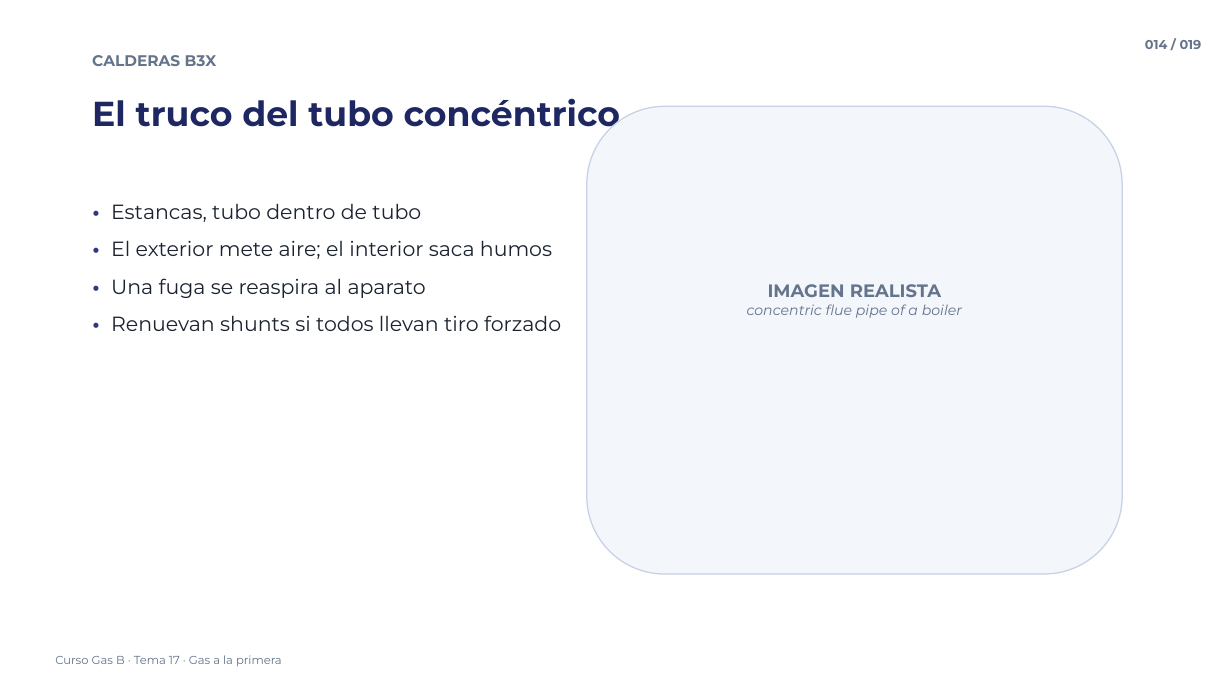
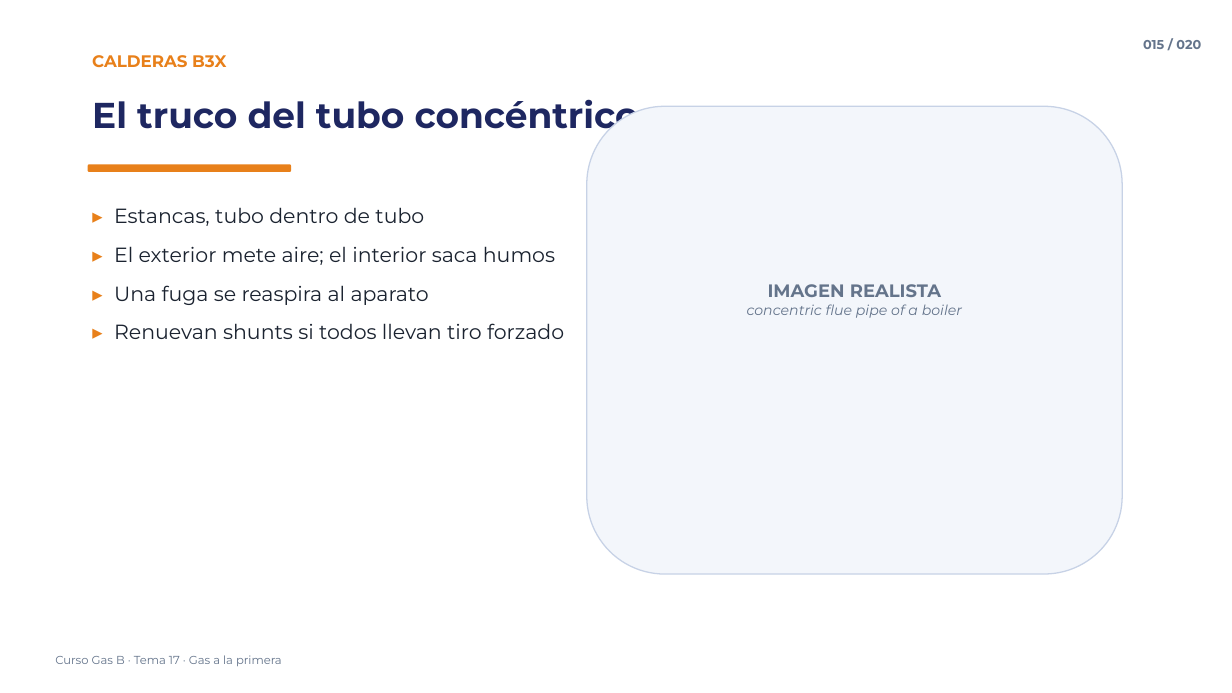
Before and after one commit to noahcuadrado-cmd/averias-frigorificas, a slide deck: slide 15 of Curso Gas B/17 - Gas a la primera (guia practica NEDGIA)/17 - Gas a la primera (guia practica NEDGIA) - Vídeo 3.pptx (slide 14 before the commit). Drawn at 1232x693 pixels with LibreOffice and Linux fonts; fonts in the diff are those of the drawing. Boxes give left, top, right and bottom in pixels: in the first picture for what was removed or moved away, otherwise in the second. Text is boxed around its words. In the diff, an @@ line names an element or a change of style, - is before the commit and + after.

```diff
--- a/Curso Gas B/17 - Gas a la primera (guia practica NEDGIA)/17 - Gas a la primera (guia practica NEDGIA) - Vídeo 3.pptx
+++ b/Curso Gas B/17 - Gas a la primera (guia practica NEDGIA)/17 - Gas a la primera (guia practica NEDGIA) - Vídeo 3.pptx
@@ text "CALDERAS B3X" at box(92, 55, 226, 67): size 12 to 13 pt, text colour #64748B to #E8801A @@
@@ text at box(1143, 40, 1201, 49): text changed @@
-014 / 019
+015 / 020
@@ text "El truco del tubo concéntrico" at box(92, 99, 639, 137): size 27 to 28 pt @@
@@ rounded rectangle added at box(88, 165, 291, 172), fill #E8801A @@
@@ text at box(114, 207, 564, 339): text changed @@
-• Estancas, tubo dentro de tubo
-• El exterior mete aire; el interior saca humos
-• Una fuga se reaspira al aparato
-• Renuevan shunts si todos llevan tiro forzado
+▸ Estancas, tubo dentro de tubo
+▸ El exterior mete aire; el interior saca humos
+▸ Una fuga se reaspira al aparato
+▸ Renuevan shunts si todos llevan tiro forzado
```
Also in this commit, not shown: 18 other slides changed, 1 slide added, 49 other files.
